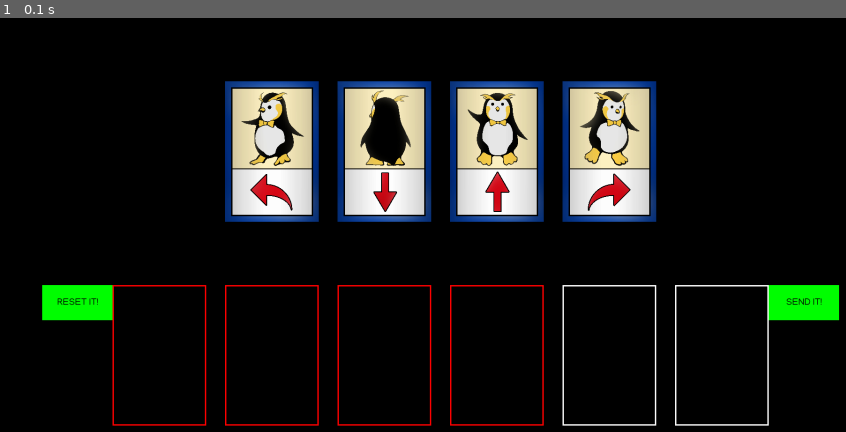
Above: before the commit, frame 1.
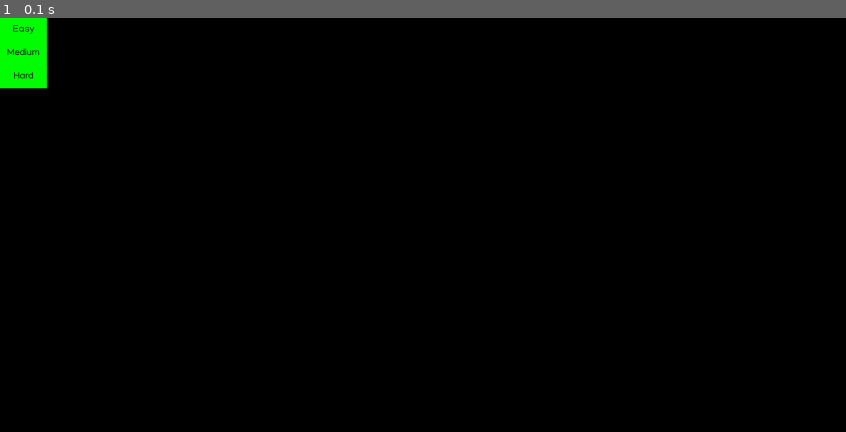
Above: after the commit, the same moment.

Repository: bkenndpngineering/Robot-Penguin-Pygame
Game: pygame game, started from server.py
Same seed, same stepped clock (60 frames per second), same inputs: the game is played once before the commit and once after it.
Inputs:
- Up to frame 1 (0.1 s): no input

The runs differ from the first frame. In frame 1, 18% of the frame differs, in the area x 0-100%, y 0-99%.

Commit message:
hidden exit button start menu

Diff:
--- a/server.py
+++ b/server.py
@@ -10,11 +10,14 @@
 pygame.display.set_caption('PENGUIN GAME SERVER')
 clock = pygame.time.Clock()
 
-server = gameServer().run()
+server = gameServer()#.run()
 
 def start_screen():
     button_width = 100
     button_height = 50
+
+    #bottom right, hidden exit button
+    button_hidden = Button("", (SCREEN_WIDTH - button_width, SCREEN_HEIGHT - button_height, button_width, button_height), inact_color=(0,0,0), act_color=(0,0,0))   # background color must be same as button color
 
     button_diff_easy = Button("Easy", (0, 0 * button_height, button_width, button_height))
     button_diff_med = Button("Medium", (0, 1 * button_height, button_width, button_height))
@@ -31,6 +34,7 @@
         button_diff_easy.render(display)
         button_diff_med.render(display)
         button_diff_hard.render(display)
+        button_hidden.render(display)
 
         if button_diff_easy.isPressed():
             print("difficulty 1")
@@ -45,6 +49,11 @@
         elif button_diff_hard.isPressed():
             print("difficulty 3")
             difficulty = 3
+            prog_terminate = True
+
+        elif button_hidden.isPressed():
+            print("hidden button. exit")
+            difficulty = None
             prog_terminate = True
 
         pygame.display.update()
@@ -184,8 +193,8 @@
         clock.tick(60)
 
 if __name__ == "__main__":
-    #start_screen()
-    main()
+    start_screen()
+    #main()
 
 pygame.quit()
 server.stop()
